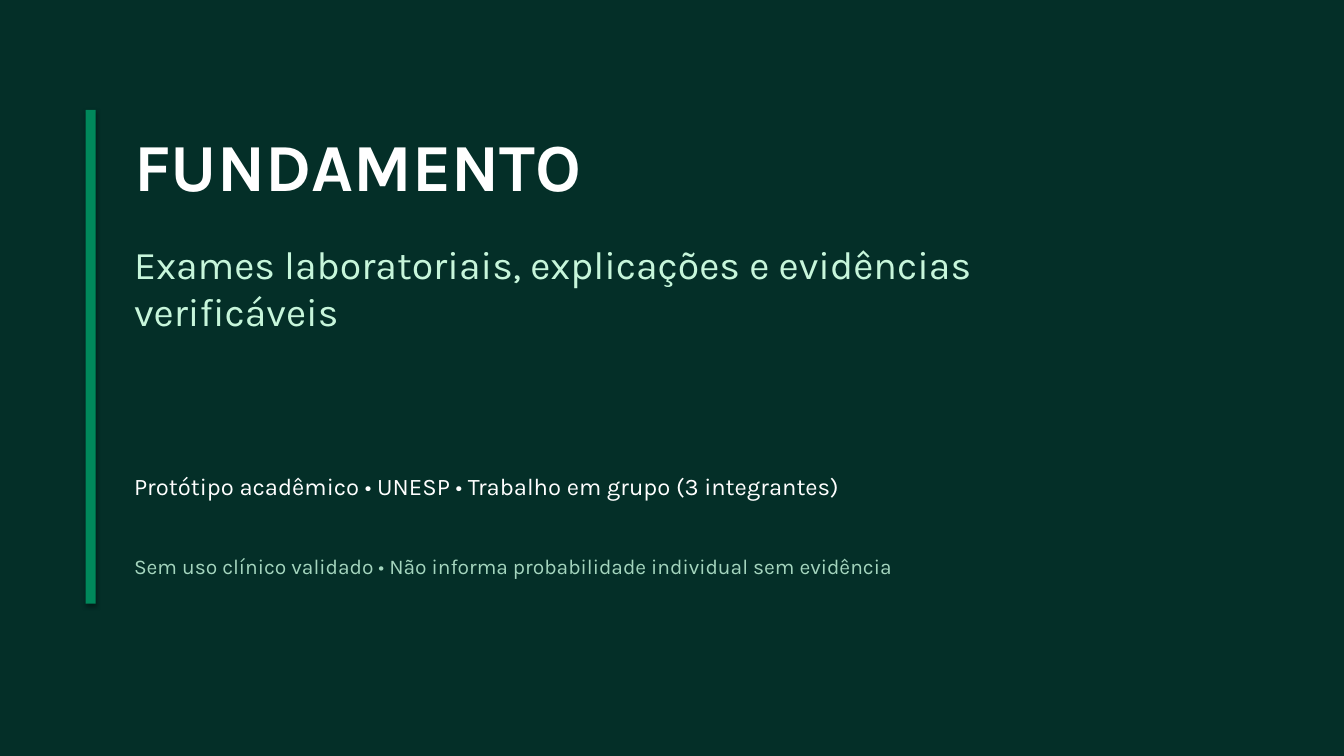
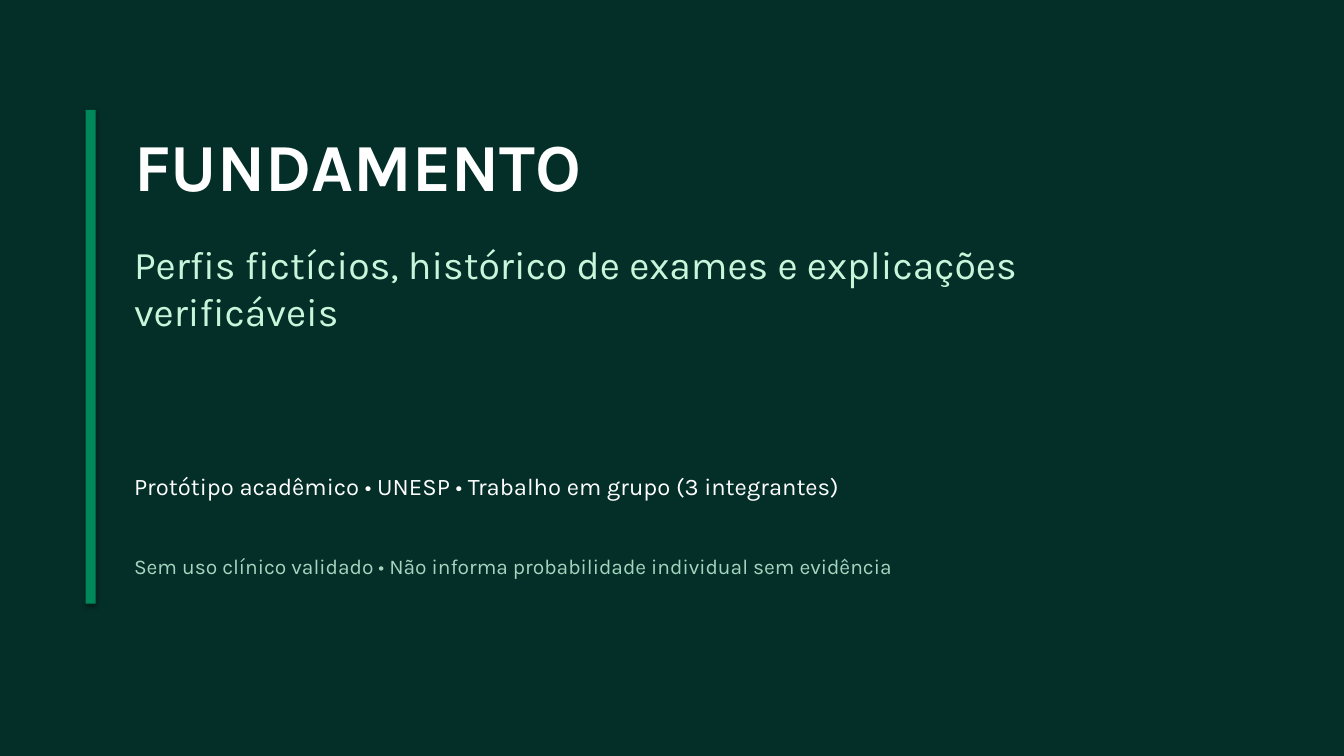
Before and after one commit to Bruno-Eneas/Fundamento, a slide deck: slide 1 of docs/Entrega/Apresentacao_Fundamento.pptx. Drawn at 1344x756 pixels with LibreOffice and Linux fonts; fonts in the diff are those of the drawing. Boxes give left, top, right and bottom in pixels: in the first picture for what was removed or moved away, otherwise in the second. Text is boxed around its words. In the diff, an @@ line names an element or a change of style, - is before the commit and + after.

```diff
--- a/docs/Entrega/Apresentacao_Fundamento.pptx
+++ b/docs/Entrega/Apresentacao_Fundamento.pptx
@@ text at <box>134,249,1017,327</box>: text changed @@
-Exames laboratoriais, explicações e evidências verificáveis
+Perfis fictícios, histórico de exames e explicações verificáveis
```
Also in this commit, not shown: 7 other slides changed, 23 other files.
